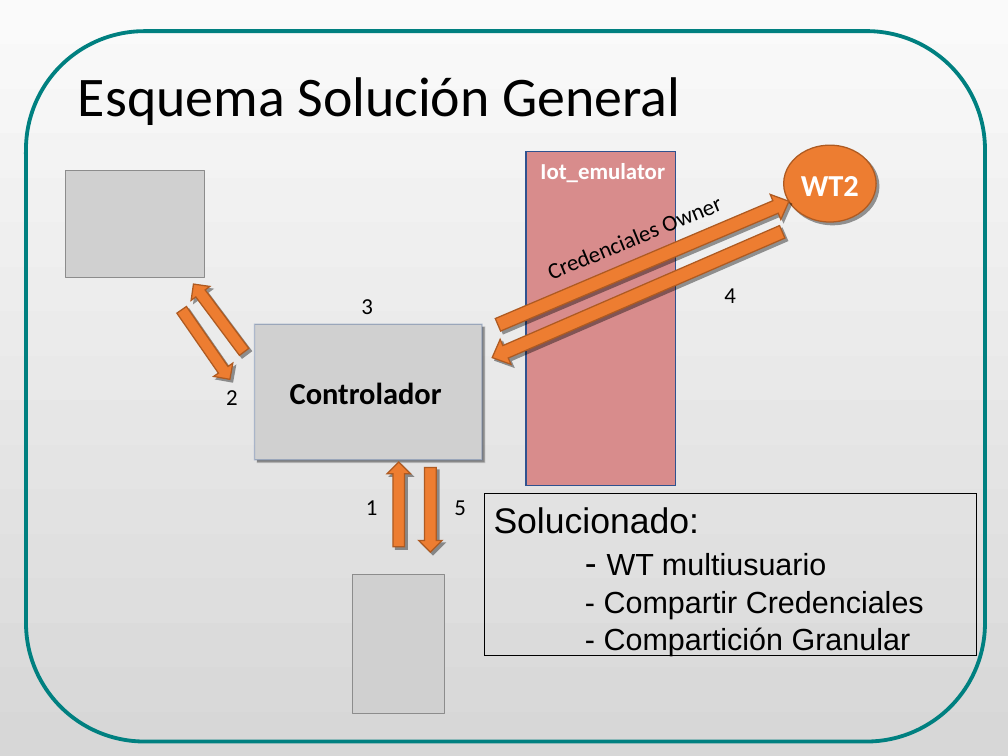
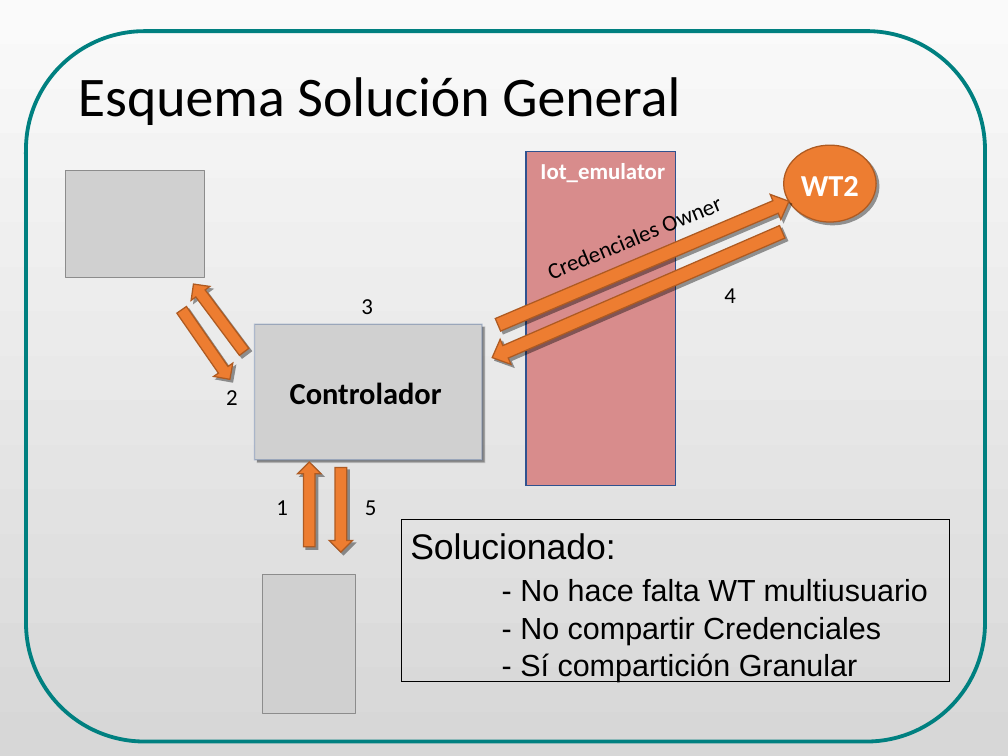
Before and after one commit to danielsalgadop/sac, a slide deck: slide 14 of docs/presentation/social_access_controller_ODP_final.odp. Drawn at 1008x756 pixels with LibreOffice and Linux fonts; fonts in the diff are those of the drawing; grey boxes stand for pictures. Boxes give left, top, right and bottom in pixels: in the first picture for what was removed or moved away, otherwise in the second. Text is boxed around its words. In the diff, an @@ line names an element or a change of style, - is before the commit and + after.

Commit message:
presentation

```diff
--- a/docs/presentation/social_access_controller_ODP_final.odp
+++ b/docs/presentation/social_access_controller_ODP_final.odp
@@ freeform shape at [298, 462, 322, 547]: rotation 270 to 90 degrees; outline redrawn @@
@@ freeform shape at [330, 468, 354, 553]: rotation 90 to 270 degrees; outline redrawn @@
@@ 2 frees, 1 picture: place and size @@
-2 frees, 1 picture at [353, 488, 477, 714]
+2 frees, 1 picture at [263, 488, 387, 714]
@@ rectangle "Solucionado:": place and size @@
-rectangle "Solucionado:" at [485, 493, 977, 656]
+rectangle "Solucionado:" at [402, 520, 950, 682]
@@ text in rectangle at [520, 579, 928, 682]: text changed @@
-- WT multiusuario
-- Compartir Credenciales
-- Compartición Granular
+- No hace falta WT multiusuario
+- No compartir Credenciales
+- Sí compartición Granular
```
Also in this commit, not shown: 5 other slides changed, 1 other file.
